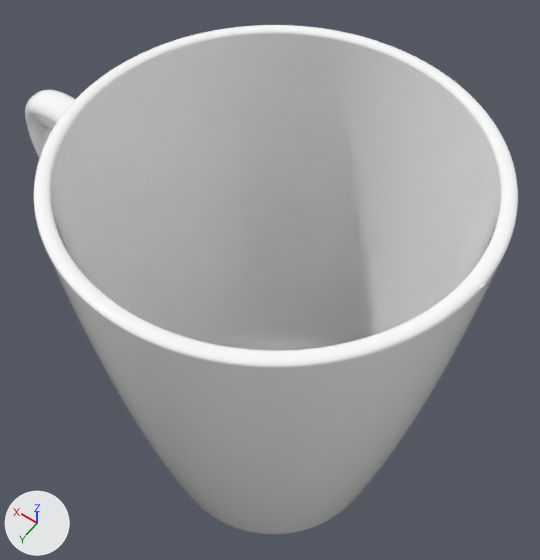
The glTF model Mariem3/Mariem3.glb, before and after one commit.
One viewpoint serves both versions: a 50 mm camera at (-0.0419, -0.3687, 0.1637) aimed at (0.0113, -0.4432, 0.0467). Lighting does not change. The marker at lower left points along +X, +Y and +Z. The picture after the commit comes second. Where no turn or scale is listed for an object, it has been applied to the vertices. Vertices at exactly the same position are counted once.

Names of what the first picture shows: 'Glass(44998203-4648-4C6A-915D-BA6A3B90A840)', 'Layer 01(91701E39-F243-42C9-BA0A-5C6A236B42D6)_0'.
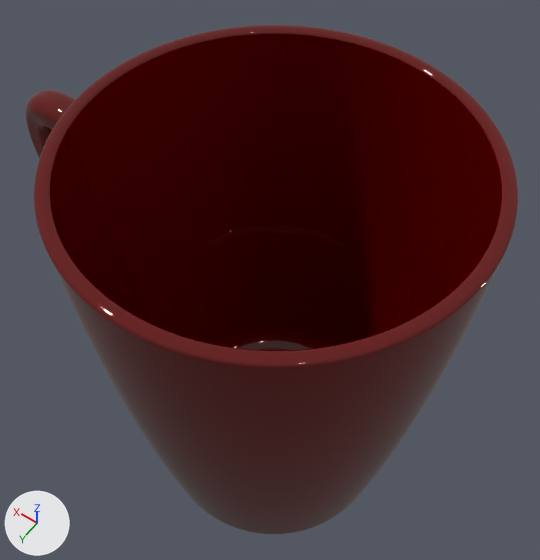
Where the newer file only moved an object's origin or applied its transform, the numbers keep the older frame.

Where the change shows, as pixel boxes (x1, y1, x2, y2) in the pictures (540 x 560 px):
```json
{"object": "Layer 01(91701E39-F243-42C9-BA0A-5C6A236B42D6)_0", "change": "recoloured", "before": [76, 99, 475, 350], "after": [76, 99, 475, 350], "on screen": "white to dark red"}
{"part": 1, "of": "me_glass_44998203_4648_4c6a_915d_ba6a3b90a840", "change": "recoloured", "before": [25, 25, 518, 534], "after": [25, 25, 518, 534], "on screen": "white to dark red"}
```

Scene script edits in JSON lines:
```json
{"op": "add", "block": "mat_paint", "code": ["mat_paint = principled_material('Paint')", "mat_paint.base_color = (0.122, 0.0, 0.0)  # dark red #620000", "mat_paint.roughness = 0.0"]}
{"block": "me_layer_01_91701e39_f243_42c9_ba0a_5c6a236b42d6__0", "where": "me_layer_01_91701e39_f243_42c9_ba0a_5c6a236b42d6__0.from_pydata(...)  # 2223 vertices, 4316 faces; spans x -0.0435..0.0199, y -0.0317..0.0317, z 0.0064..0.0741"}
{"op": "remove", "block": "me_layer_01_91701e39_f243_42c9_ba0a_5c6a236b42d6__0", "code": "me_layer_01_91701e39_f243_42c9_ba0a_5c6a236b42d6__0.materials.append(mat_glass__solid__white___4)  # white #ffffff"}
{"op": "add", "block": "me_layer_01_91701e39_f243_42c9_ba0a_5c6a236b42d6__0", "code": "me_layer_01_91701e39_f243_42c9_ba0a_5c6a236b42d6__0.materials.append(mat_paint)  # dark red #620000"}
{"block": "me_glass_44998203_4648_4c6a_915d_ba6a3b90a840", "where": "# used by ob_glass_44998203_4648_4c6a_915d_ba6a3b90a840; location = (0.0165, -0.4354, 0.0)"}
{"op": "remove", "block": "me_glass_44998203_4648_4c6a_915d_ba6a3b90a840", "code": "me_glass_44998203_4648_4c6a_915d_ba6a3b90a840.from_pydata(...)  # 8867 vertices, 17607 faces; spans x -0.0467..0.0467, y -0.0349..0.0349, z 0.0..0.0881"}
{"op": "add", "block": "me_glass_44998203_4648_4c6a_915d_ba6a3b90a840", "code": "me_glass_44998203_4648_4c6a_915d_ba6a3b90a840.from_pydata(...)  # 8866 vertices, 17606 faces; spans x -0.0467..0.0467, y -0.0349..0.0349, z 0.0..0.0881"}
{"block": "me_glass_44998203_4648_4c6a_915d_ba6a3b90a840", "change": "me_glass_44998203_4648_4c6a_915d_ba6a3b90a840 part 1: 17605 faces spanning x -0.0467..0.0467, y -0.0349..0.0349, z 0.0..0.0881 switch from mat_glass__solid__white___4 (white #ffffff) to mat_paint (dark red #620000)"}
{"block": "me_glass_44998203_4648_4c6a_915d_ba6a3b90a840", "change": "edits to the shape of me_glass_44998203_4648_4c6a_915d_ba6a3b90a840 do not show in these pictures"}
```
